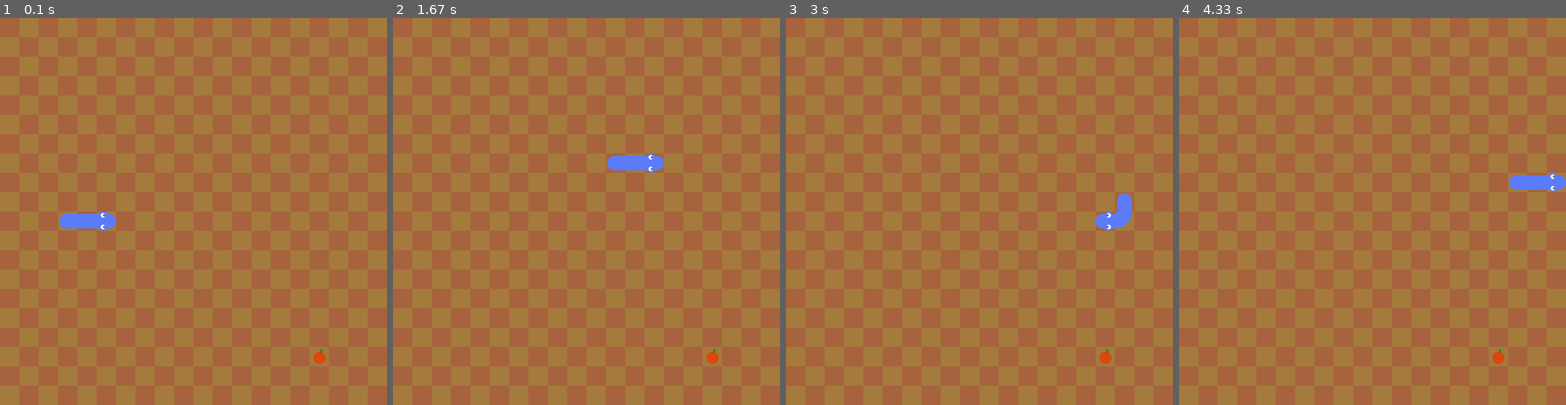
Above: before the commit, frames 1-4 (left to right).
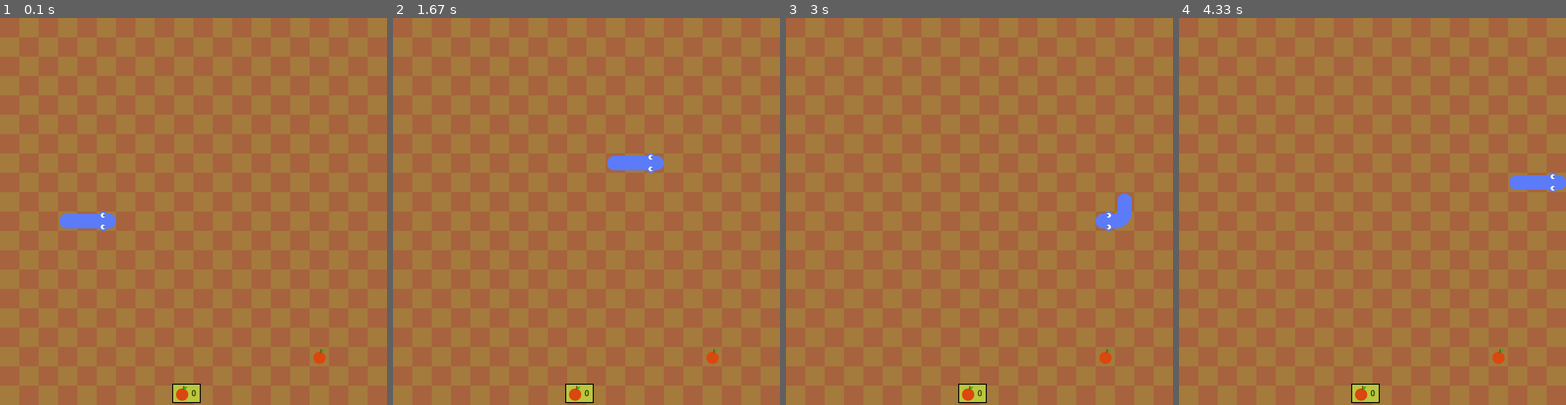
Above: after the commit, the same moments.

Repository: landoicco/snake-pygame
Game: pygame game, started from main.py
The game is run twice, just before and just after one commit, with the same random seed, the same clock (stepped at 60 frames per second) and the same inputs.
Inputs:
- Up to frame 1 (0.1 s): no input
- Up to frame 2 (1.67 s): hold Right 0.33-0.8 s; hold Up 0.83-1.3 s; hold Right from 1.33 s (still down)
- Up to frame 3 (3 s): release Right at 1.8 s; hold Down 2.4-2.7 s; hold Left from 2.73 s (still down)
- Up to frame 4 (4.33 s): release Left at 3.13 s; hold Up 3.17-3.53 s; hold Right 3.57-4.2 s; hold Down from 4.23 s (still down)

The runs differ from the first frame. In frame 1, 0.4% of the frame differs, in the area x 44-52%, y 94-100%; in frame 2, 0.4%; in frame 3, 0.4%; in frame 4, 0.4%.

Commit message:
Score added!

Diff:
--- a/main.py
+++ b/main.py
@@ -9,6 +9,7 @@
 screen = pygame.display.set_mode((cell_number * cell_size, cell_number * cell_size))
 clock = pygame.time.Clock()
 apple = pygame.image.load('sprites/apple.png').convert_alpha()
+game_font = pygame.font.Font(None, 25)
 
 
 class SNAKE:
@@ -135,6 +136,7 @@
         self.draw_grass()
         self.fruit.draw_fruit()
         self.snake.draw_snake()
+        self.draw_score()
 
     def check_collisions(self):
         if self.fruit.pos == self.snake.body[0]:
@@ -166,6 +168,22 @@
         pygame.quit()
         sys.exit()
 
+    def draw_score(self):
+        score_text = str(len(self.snake.body) - 3)
+        score_surface = game_font.render(score_text, True, (56, 74, 12))
+        score_x = int(cell_size * cell_number - ((cell_size * cell_number) / 2))
+        score_y = int(cell_size * cell_number - 15)
+        score_rect = score_surface.get_rect(midbottom=(score_x, score_y))
+        apple_rect = apple.get_rect(midright=(score_rect.left, score_rect.centery))
+        bg_rect = pygame.Rect(apple_rect.left, apple_rect.top,
+                              apple_rect.width + score_rect.width + 10,
+                              apple_rect.height)
+
+        pygame.draw.rect(screen, pygame.Color(187, 199, 61), bg_rect)
+        screen.blit(score_surface, score_rect)
+        screen.blit(apple, apple_rect)
+        pygame.draw.rect(screen, (0, 0, 0), bg_rect, 2)
+
 
 SCREEN_UPDATE = pygame.USEREVENT
 pygame.time.set_timer(SCREEN_UPDATE, 150)
